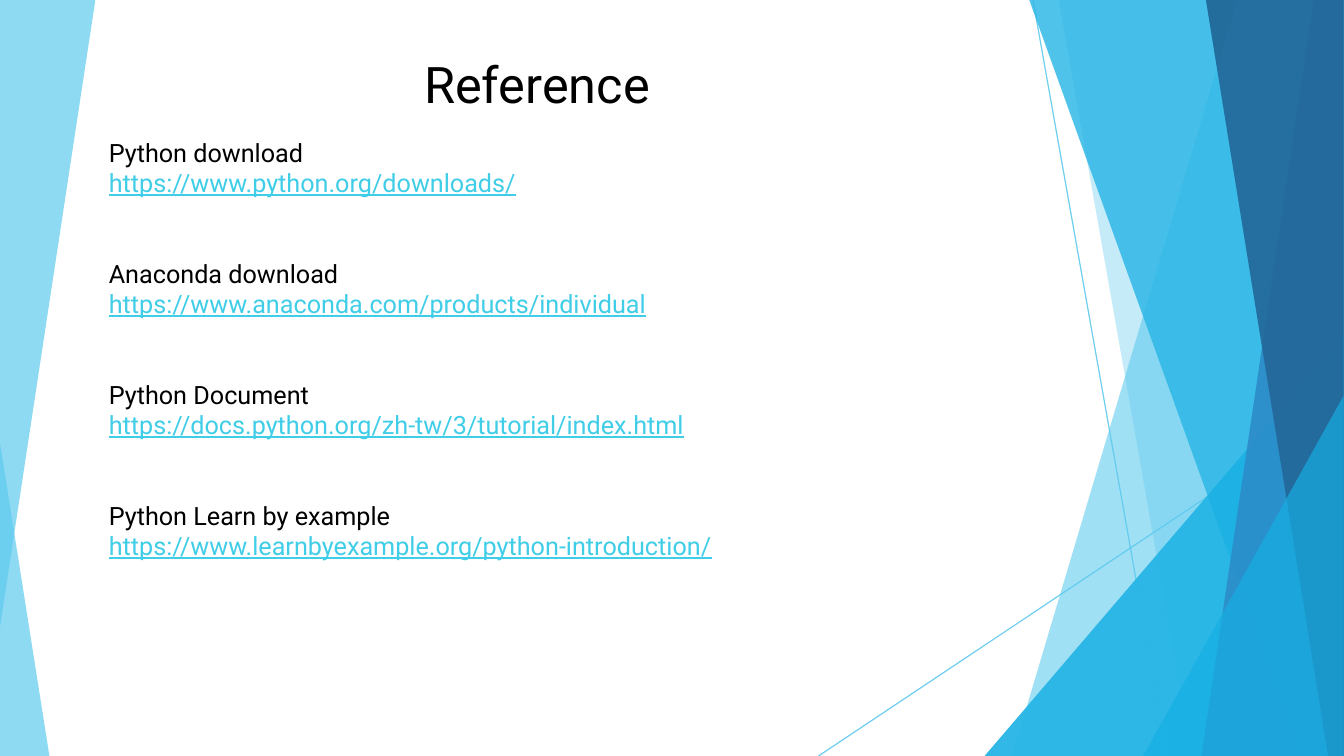
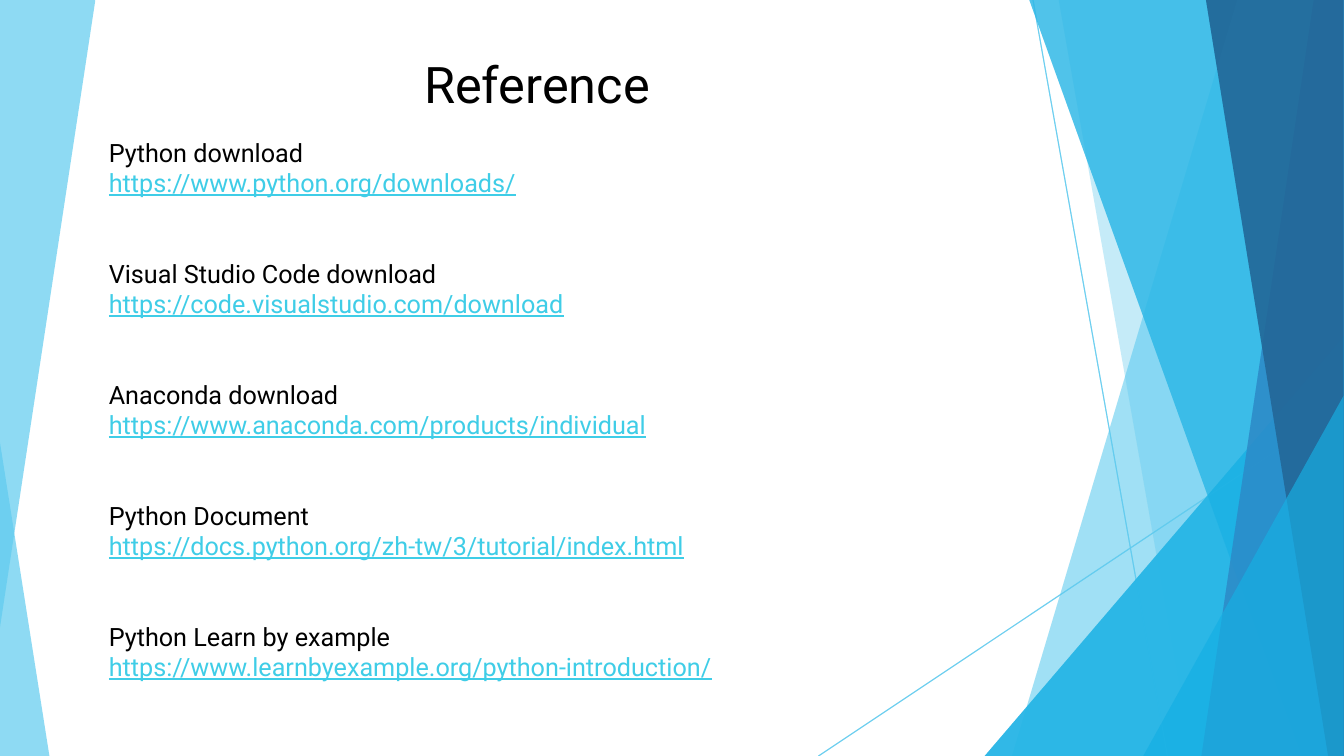
Before and after one commit to DavidChu0424/PythonIntroduction, a slide deck: slide 75 of Python Introduction.pptx. Drawn at 1344x756 pixels with LibreOffice and Linux fonts; fonts in the diff are those of the drawing. Boxes give left, top, right and bottom in pixels: in the first picture for what was removed or moved away, otherwise in the second. Text is boxed around its words. In the diff, an @@ line names an element or a change of style, - is before the commit and + after.

```diff
--- a/Python Introduction.pptx
+++ b/Python Introduction.pptx
@@ text at (109,264,563,318): paragraphs added @@
+Visual Studio Code download
+https://code.visualstudio.com/download
```
Also in this commit, not shown: 3 other slides changed.
